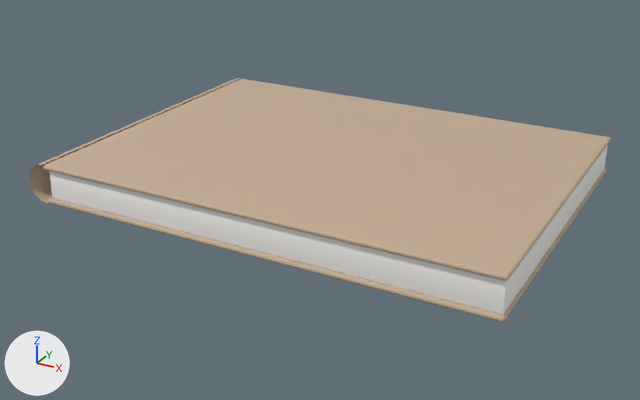
The glTF model frontend/public/models/album/photo-side--landscape.glb: old version first, new version second.
One viewpoint serves both versions: a camera (50 mm lens) standing at (0.336, -0.642, 0.288) and looking at (-0.009, -0.014, -0.026). The axes (+X, +Y, +Z) are drawn at lower left. The lights are the same throughout. The older version comes first. Vertices at exactly the same position are counted once.

Names of what the first picture shows: 'CoverBack', 'CoverFront', 'Decal', 'Pages', 'Spine'.
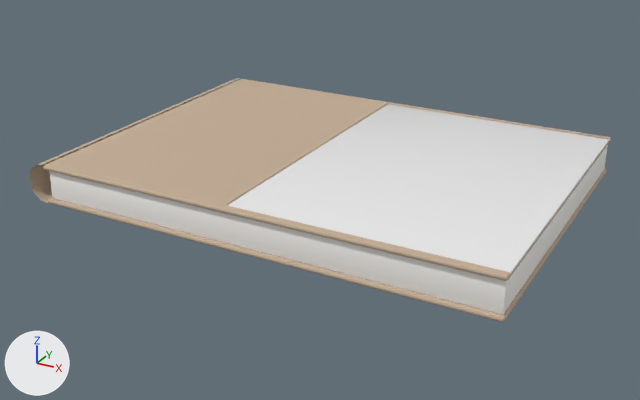
Location of each change, [x1, y1, x2, y2] in pixels of the pictures (640 x 400 px):
'Photo', added
    after: [227, 138, 609, 274]
part 1 of me_coverfront, cut back
    both: [43, 79, 611, 278]

Diff of the bpy script that builds the scene:
```diff
--- a/frontend/public/models/album/photo-side--landscape.glb.py
+++ b/frontend/public/models/album/photo-side--landscape.glb.py
@@ mat_photo @@
+mat_photo = principled_material('Photo')
+mat_photo.base_color = (0.85, 0.85, 0.85)  # white #ededed
+mat_photo.roughness = 0.15
@@ me_coverfront @@
 # used by ob_coverfront; location = (0.0018, 0.0, 0.0152)
-me_coverfront.from_pydata(...)  # 296 vertices, 588 faces; spans x -0.2..0.2, y -0.15..0.15, z -0.002..0.002
+me_coverfront.from_pydata(...)  # 318 vertices, 632 faces; spans x -0.2..0.2, y -0.15..0.15, z -0.002..0.002
+# me_coverfront part 1
+# 30 faces are deleted
+# 5 vertices are added at (-0.02, -0.144, 0.0), (-0.02, 0.144, 0.0), (0.2, 0.144, 0.0), (-0.02, 0.144, 0.002), (-0.02, -0.144, 0.002)
+# 9 new vertices lie (0.0, 0.004, 0.0) away from vertices in x 0.198..0.2, y -0.148, z 0.0..0.002
+# 8 new vertices lie (0.0, -0.004, 0.0) away from vertices in x 0.198..0.2, y 0.148, z 0.0..0.002
+# 74 new faces join them
 me_coverfront.materials.append(mat_cover)
@@ me_photo @@
+me_photo.from_pydata(...)  # 152 vertices, 300 faces; spans x -0.11..0.11, y -0.144..0.144, z -0.001..0.001
+me_photo.materials.append(mat_photo)  # white #ededed
@@ ob_photo @@
+ob_photo = bpy.data.objects.new('Photo', me_photo)
+ob_photo.location = (0.0917, 0.0, 0.016)
```
